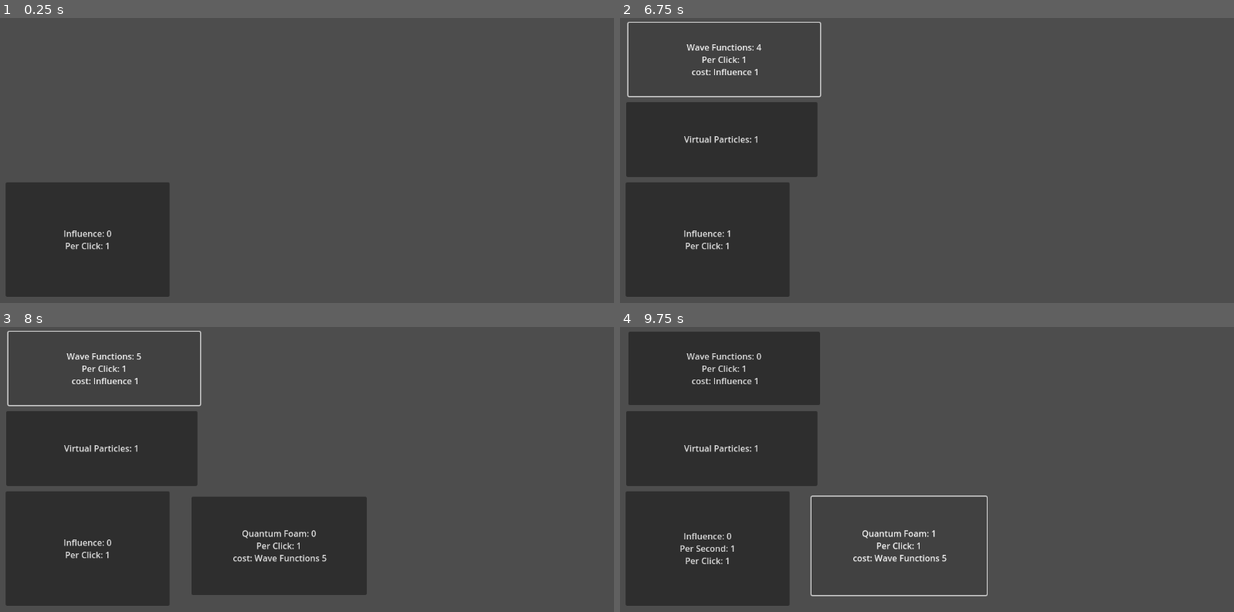
Above: before the commit, frames 1-4 (two rows, left to right).
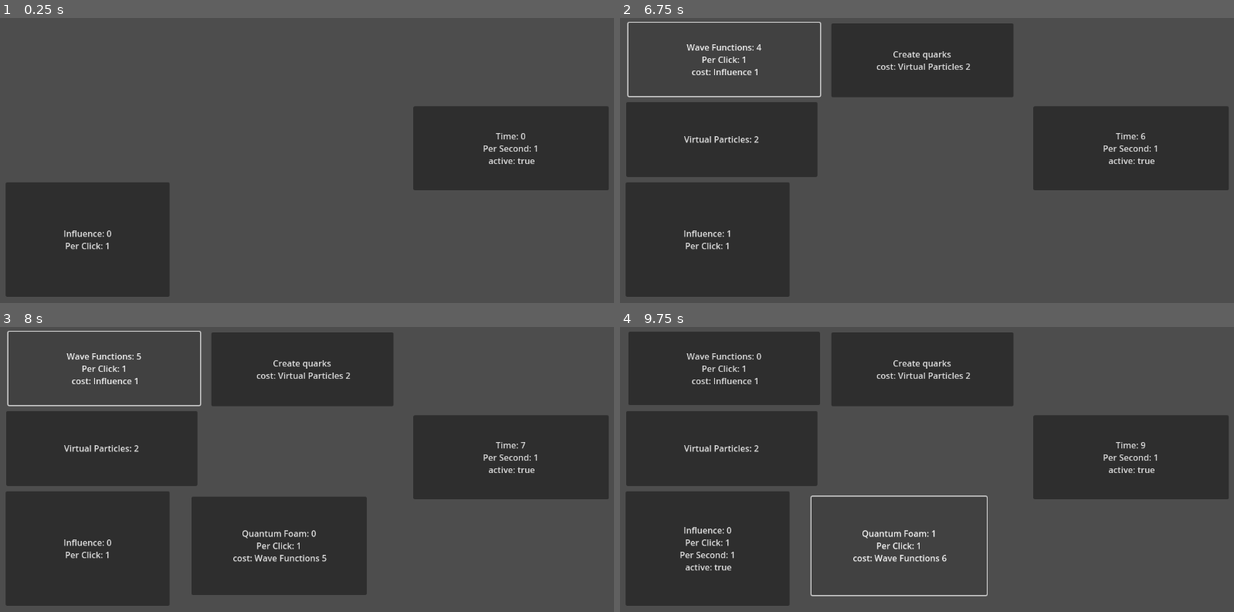
Above: after the commit, the same moments.

Repository: WilliamAHoffman/EmergentUniverse
Game: Godot game, scene res://scenes/root.tscn
The game is run twice, just before and just after one commit, with the same random seed, the same clock (stepped at 60 frames per second) and the same inputs.
Inputs:
- Up to frame 1 (0.25 s): no input
- Up to frame 2 (6.75 s): click "Influence: 0 Per Click: 1" at 0.5 s; click "Influence: 1 Per Click: 1" at 1.25 s; click "Influence: 2 Per Click: 1" at 2 s; click "Influence: 3 Per Click: 1" at 2.75 s; click "Influence: 4 Per Click: 1" at 3.5 s; click "Wave Functions: 0 Per Click: …" at 4.25 s; click "Wave Functions: 1 Per Click: …" at 5 s; click "Wave Functions: 2 Per Click: …" at 5.75 s; click "Wave Functions: 3 Per Click: …" at 6.5 s
- Up to frame 3 (8 s): click "Wave Functions: 4 Per Click: …" at 7.25 s
- Up to frame 4 (9.75 s): click "Wave Functions: 5 Per Click: …" at 8 s; click "Virtual Particles: 1" (after the commit: "Virtual Particles: 2") at 8.75 s; click "Quantum Foam: 0 Per Click: 1 …" at 9.5 s

The runs differ from the first frame. In frame 1, 9.2% of the frame differs, in the area x 67-100%, y 31-61%; in frame 2, 17%; in frame 3, 17%; in frame 4, 17%, in the area x 9-100%, y 1-86%.

Commit message:
added per second production and button toggles

Diff:
--- a/scenes/root.tscn
+++ b/scenes/root.tscn
@@ -20,6 +20,7 @@
 offset_top = 9.0
 offset_right = 375.0
 offset_bottom = 146.0
+button_mask = 3
 
 [node name="ResourceVirtualParticle" type="Button" parent="ButtonManagerControl"]
 layout_mode = 0
@@ -27,6 +28,7 @@
 offset_top = 157.0
 offset_right = 370.0
 offset_bottom = 297.0
+button_mask = 3
 
 [node name="ActionQuark" type="Button" parent="ButtonManagerControl"]
 layout_mode = 0
@@ -34,6 +36,7 @@
 offset_top = 10.0
 offset_right = 736.0
 offset_bottom = 148.0
+button_mask = 3
 
 [node name="ResourceUpQuark" type="Button" parent="ButtonManagerControl"]
 layout_mode = 0
@@ -41,6 +44,7 @@
 offset_top = 10.0
 offset_right = 1171.0
 offset_bottom = 150.0
+button_mask = 3
 
 [node name="ResourceDownQuark" type="Button" parent="ButtonManagerControl"]
 layout_mode = 0
@@ -48,6 +52,7 @@
 offset_top = 158.0
 offset_right = 744.0
 offset_bottom = 293.0
+button_mask = 3
 
 [node name="ResourceInfluence" type="Button" parent="ButtonManagerControl"]
 layout_mode = 0
@@ -55,6 +60,7 @@
 offset_top = 307.0
 offset_right = 318.0
 offset_bottom = 521.0
+button_mask = 3
 
 [node name="ShopQuantumFoam" type="Button" parent="ButtonManagerControl"]
 layout_mode = 0
@@ -62,6 +68,20 @@
 offset_top = 317.0
 offset_right = 686.0
 offset_bottom = 501.0
+button_mask = 3
+
+[node name="ResourceTime" type="Button" parent="ButtonManagerControl"]
+layout_mode = 0
+offset_left = 773.0
+offset_top = 165.0
+offset_right = 1138.0
+offset_bottom = 322.0
+button_mask = 3
 
 [node name="ResourceManager" type="Node2D" parent="."]
 script = ExtResource("2_os0tv")
+
+[node name="ResourceTimer" type="Timer" parent="."]
+autostart = true
+
+[connection signal="timeout" from="ResourceTimer" to="ButtonManager" method="_on_resource_timer_timeout"]
--- a/scripts/button scripts/button_data.gd
+++ b/scripts/button scripts/button_data.gd
@@ -10,8 +10,9 @@
 var cost : Dictionary #[ResourceData, int]
 var unlock_criteria : Dictionary #[ResourceData, int]
 var display_quantity : ResourceData
-var cost_scaling : int
-
+var cost_scaling : float
+var on_timer_active = false
+var unpause_timer = true
 
 #Functional variables
 var add_resource = null #ResourceData #add_resources
@@ -49,15 +50,18 @@
 
 	if add_resource != null:
 		button.text += add_resource.name + ": " + str(add_resource.quantity)
+		if(add_resource.quantity_per_click != 0):
+			button.text += "\n" + "Per Click: " + str(add_resource.quantity_per_click)
 		if(add_resource.quantity_per_second != 0):
 			button.text += "\n" + "Per Second: " + str(add_resource.quantity_per_second)
-		if(add_resource.quantity_per_click != 0):
-			button.text += "\n" + "Per Click: " + str(add_resource.quantity_per_click)
 
 	if cost.size() > 0:
 		button.text += "\n cost: "
 		for resource in cost:
 			button.text += resource.name + " " + str(cost[resource])
+
+	if on_timer_active:
+		button.text += "\n active: " + str(unpause_timer)
 
 
 #Optional Functions
@@ -75,6 +79,10 @@
 	for resource in cost:
 		resource.quantity -= cost[resource]
 
+	for resource in cost:
+		var scale = ceil(cost[resource] * (1 + cost_scaling))
+		cost[resource] = scale
+
 
 func _add_resources(quantity):
 	add_resource.quantity += quantity
--- a/scripts/button scripts/button_manager.gd
+++ b/scripts/button scripts/button_manager.gd
@@ -18,15 +18,36 @@
 	for button in button_manager.get_children():
 		_unlock_buttons(button)
 		buttons[button.name].update_text()
+		_update_button_active(button)
 
-func _on_button_pressed(button):
+
+func _on_button_pressed(event, button):
+	if event is InputEventMouseButton and event.pressed:
+		match event.button_index:
+			MOUSE_BUTTON_LEFT:
+				_left_click(button)
+			MOUSE_BUTTON_RIGHT:
+				_right_click(button)
+
+
+func _left_click(button):
 	buttons[button.name]._on_click()
 	if buttons[button.name].add_resource != null:
 		resource_manager._send_upgrades(buttons[button.name].add_resource, resources)
 	resource_manager._apply_all_upgrades(resources)
 
 
+func _right_click(button):
+	if buttons[button.name].on_timer_active:
+		if buttons[button.name].unpause_timer:
+			buttons[button.name].unpause_timer = false
+		else:
+			buttons[button.name].unpause_timer = true
+
 func _init_button_data():
+
+	buttons["ResourceTime"] = ButtonData.new()
+	buttons["ResourceTime"].add_resource = resources["Time"]
 
 	buttons["ResourceInfluence"] = ButtonData.new()
 	buttons["ResourceInfluence"].add_resource = resources["Influence"]
@@ -60,12 +81,12 @@
 	buttons["ShopQuantumFoam"].add_resource = resources["QuantumFoam"]
 	buttons["ShopQuantumFoam"].cost[resources["WaveFunction"]] = 5
 	buttons["ShopQuantumFoam"].unlock_criteria[resources["WaveFunction"]] = 5
-	buttons["ShopQuantumFoam"].cost_scaling = 1
+	buttons["ShopQuantumFoam"].cost_scaling = 0.10
 
 
 func _add_button_data():
 	for button in button_manager.get_children():
-		button.connect("pressed",_on_button_pressed.bind(button))
+		button.connect("gui_input",_on_button_pressed.bind(button))
 		buttons[button.name].button = button
 		if !buttons[button.name].is_unlocked:
 			button.visible = false
@@ -81,3 +102,16 @@
 			buttons[button.name].is_unlocked = true
 	else:
 		button.visible = true
+
+
+func _on_resource_timer_timeout():
+	for button in button_manager.get_children():
+		if buttons[button.name].add_resource != null:
+			if buttons[button.name].unpause_timer and buttons[button.name].on_timer_active:
+				buttons[button.name]._on_timer()
+
+
+func _update_button_active(button : Button):
+	if buttons[button.name].add_resource != null:
+		if buttons[button.name].add_resource.quantity_per_second > 0:
+			buttons[button.name].on_timer_active = true
--- a/scripts/resource scripts/resource_manager.gd
+++ b/scripts/resource scripts/resource_manager.gd
@@ -9,6 +9,11 @@
 	_apply_all_upgrades(resources)
 
 func _init_resource_data():
+
+	resources["Time"] = ResourceData.new()
+	resources["Time"].name = "Time"
+	resources["Time"].dict_name = "Time"
+	resources["Time"].in_quantity_per_second["base"] = 1
 
 	resources["Influence"] = ResourceData.new()
 	resources["Influence"].name = "Influence"
@@ -46,8 +51,6 @@
 			resources[resource].quantity_per_click *= _apply_multi_upgrades(resources[resource], resources[resource].in_multi_per_click, resources)
 			resources[resource].quantity_per_second *= _apply_multi_upgrades(resources[resource], resources[resource].in_multi_per_second, resources)
 
-			print(resources[resource].quantity_per_click)
-
 
 func _apply_add_upgrades(resource : ResourceData, upgrades : Dictionary, resources : Dictionary):
 	var quantity = 0
